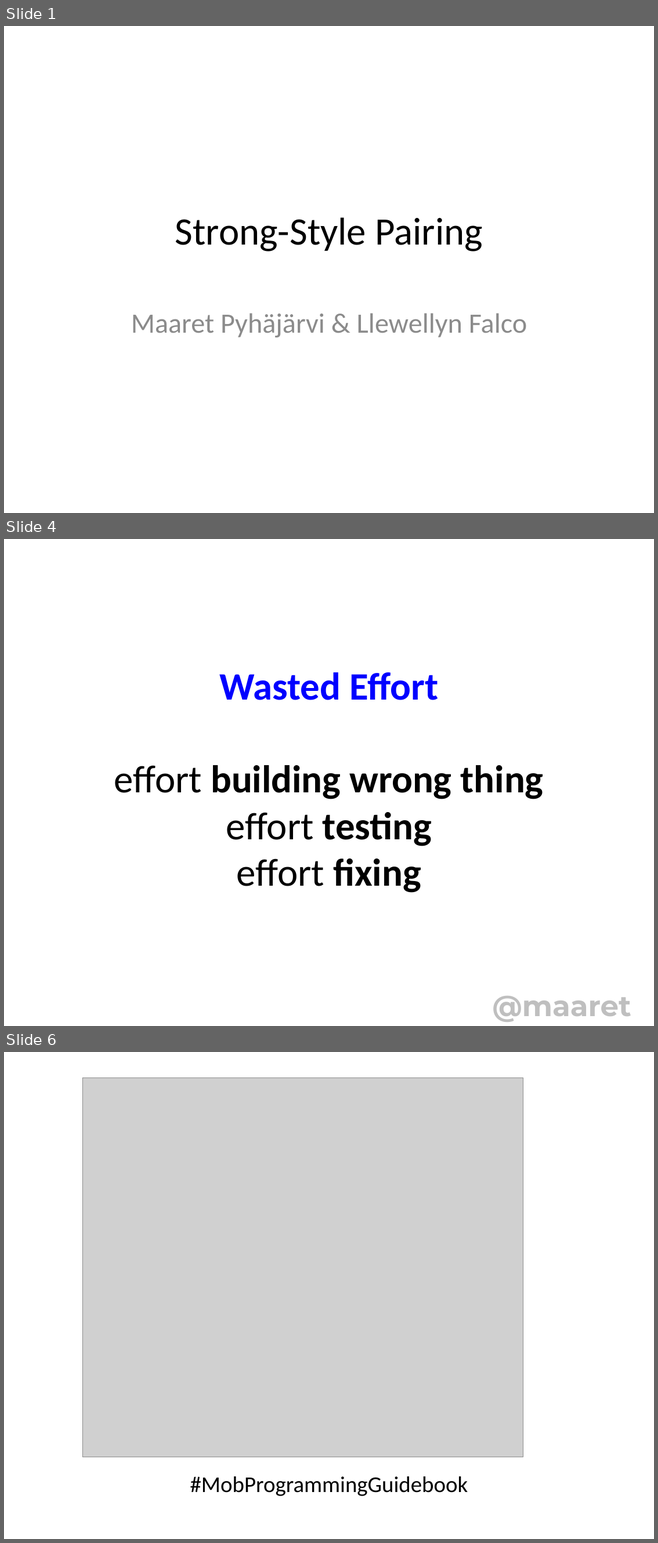
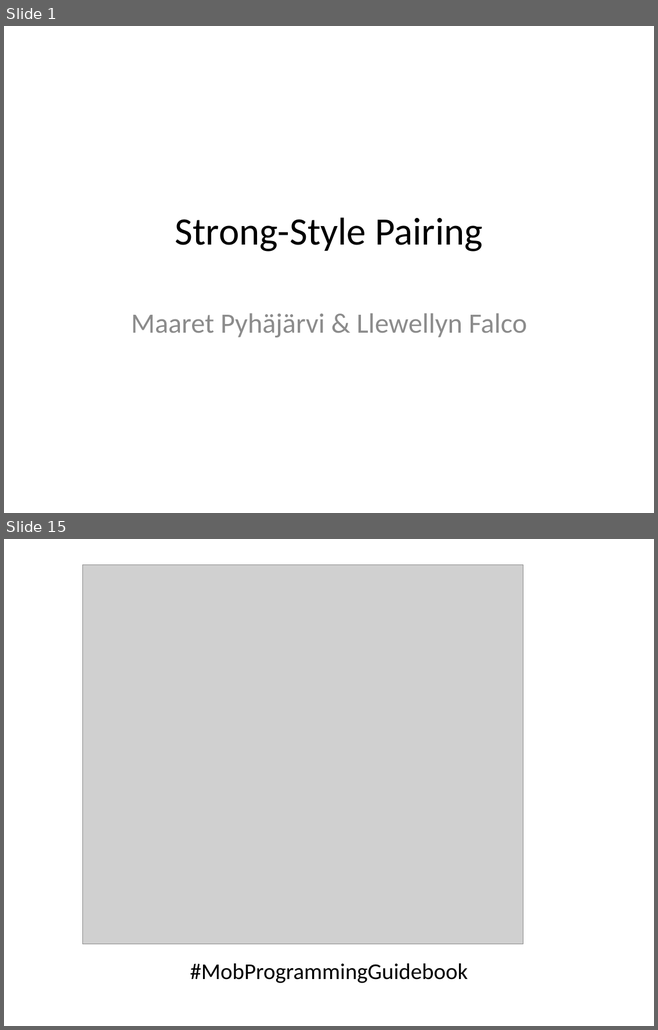
Before and after one commit to isidore/StrongStylePairingTalk, a slide deck: StrongStylePairing.pptx. Shown one above the other, each under a label of ours: slides 1, 4 and 6 before the commit, slides 1 and 15 after it; the slides between them are not shown. The pictures are 658x1543 and 658x1030 pixels, drawn with LibreOffice and Linux fonts; fonts in the diff are those of the drawing; grey boxes stand for pictures. Boxes give left, top, right and bottom in pixels: in the first picture for what was removed or moved away, otherwise in the second. Text is boxed around its words. In the diff, an @@ line names an element or a change of style, - is before the commit and + after.

```diff
--- a/StrongStylePairing.pptx
+++ b/StrongStylePairing.pptx
@@ slide 4 removed at (4, 539, 654, 1026), background #FFFFFF @@
@@ title removed at (114, 672, 543, 893) @@
-Wasted Effort
-effort building wrong thing
-effort testing
-effort fixing
@@ text removed at (485, 984, 654, 1026) @@
-@maaretp
@@ what was slide 6 is now slide 15 @@
```
Also in this commit, not shown: 1 slide changed, 12 slides added, 2 other slides removed.
